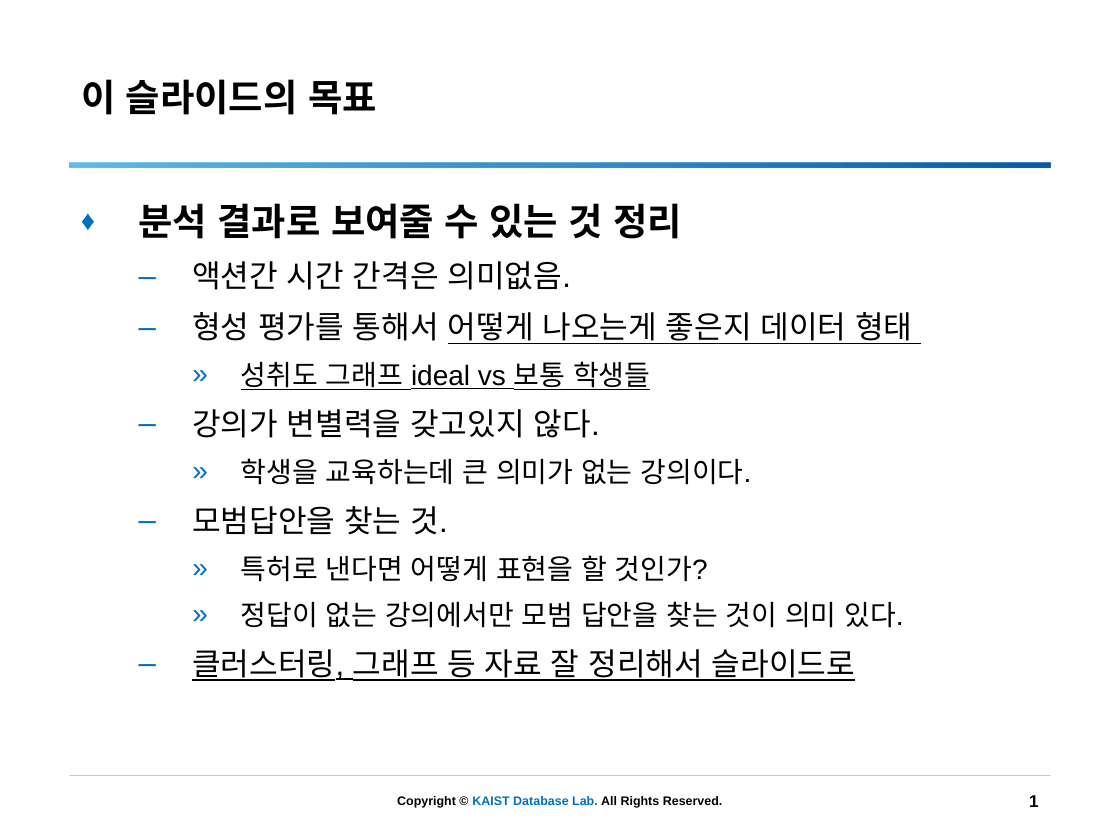
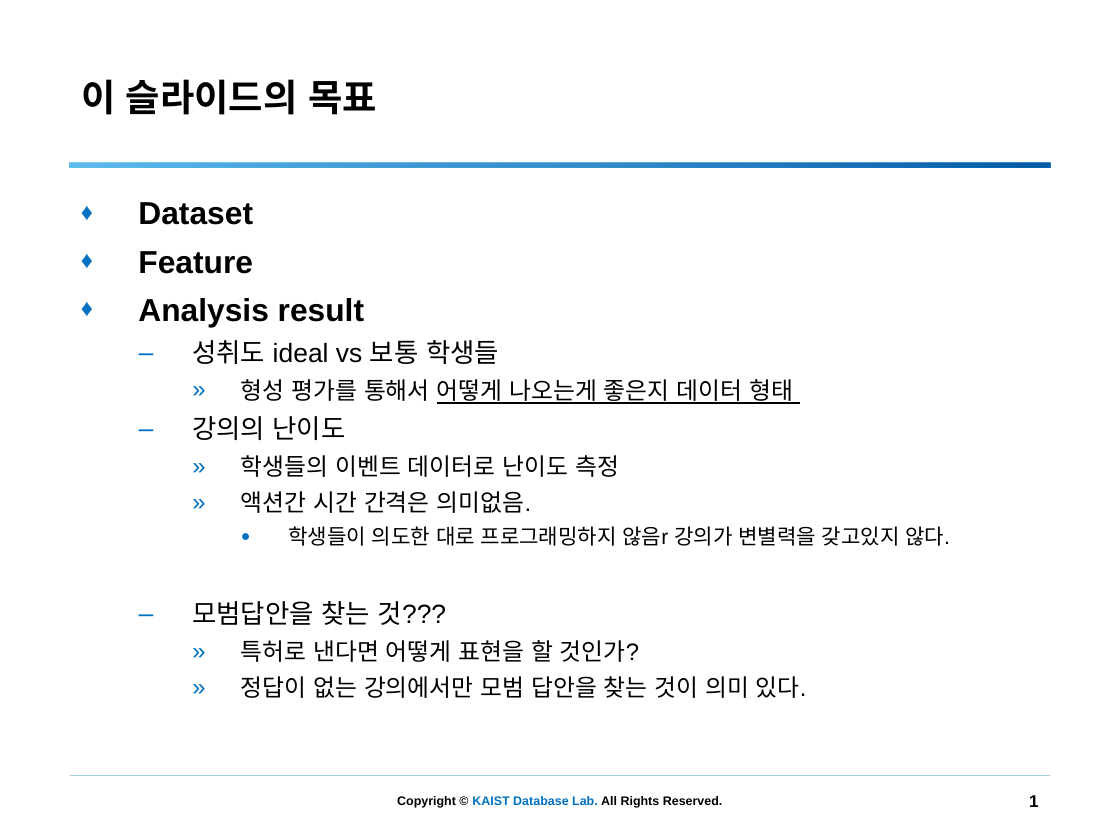
Before and after one commit to simdj/entry_log_analysis, a slide deck: slide 1 of log analysis result wrapup.pptx. Drawn at 1120x840 pixels with LibreOffice and Linux fonts; fonts in the diff are those of the drawing; background and template pictures are left out. Boxes give left, top, right and bottom in pixels: in the first picture for what was removed or moved away, otherwise in the second. Text is boxed around its words. In the diff, an @@ line names an element or a change of style, - is before the commit and + after.

```diff
--- a/log analysis result wrapup.pptx
+++ b/log analysis result wrapup.pptx
@@ text at (x1=138, y1=202, x2=793, y2=477): text changed; size 24 to 15.3 pt; bold off @@
-♦ 분석 결과로 보여줄 수 있는 것 정리
+♦ Dataset
+♦ Feature
+♦ Analysis result
+  – 성취도 ideal vs 보통 학생들
+    » 형성 평가를 통해서 어떻게 나오는게 좋은지 데이터 형태
+  – 강의의 난이도
+    » 학생들의 이벤트 데이터로 난이도 측정
@@ text at (x1=241, y1=491, x2=807, y2=698): size 20 to 15.3 pt in "액션간 시간 간격은 의미없음."; size 18 to 15.3 pt in "특허로 낸다면 어떻게 표현을 할 것인가?", "정답이 없는 강의에서만 모범 답안을 찾는 것이 ..."; bullet – to »; list level 2 to 3 in "액션간 시간 간격은 의미없음."; line spacing 1.2 to 1.1 @@
@@ text at (x1=192, y1=526, x2=950, y2=625): text changed; size 20 to 13.6 pt @@
-  – 형성 평가를 통해서 어떻게 나오는게 좋은지 데이터 형태
-    » 성취도 그래프 ideal vs 보통 학생들
-  – 강의가 변별력을 갖고있지 않다.
-    » 학생을 교육하는데 큰 의미가 없는 강의이다.
-  – 모범답안을 찾는 것.
+      ● 학생들이 의도한 대로 프로그래밍하지 않음r 강의가 변별력을 갖고있지 않다.
+  – 모범답안을 찾는 것???
@@ text at (x1=192, y1=649, x2=855, y2=681): paragraph removed @@
-  – 클러스터링, 그래프 등 자료 잘 정리해서 슬라이드로
```
Also in this commit, not shown: 1 other slide changed, 15 other files.
